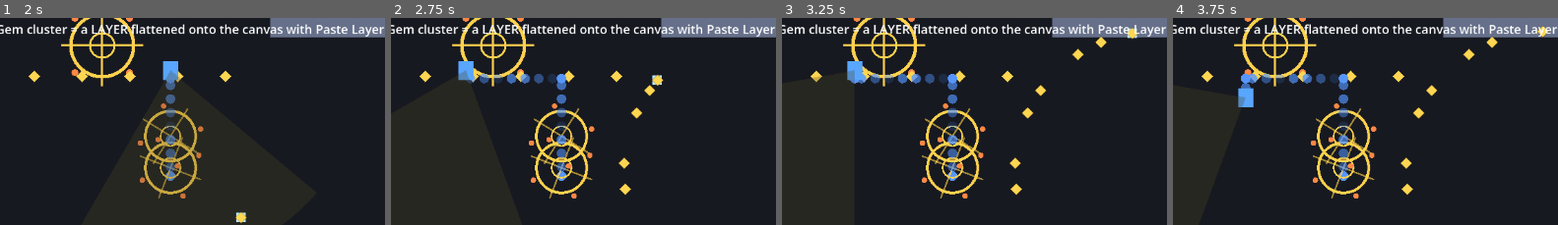
Above: before the commit, frames 1-4 (left to right).
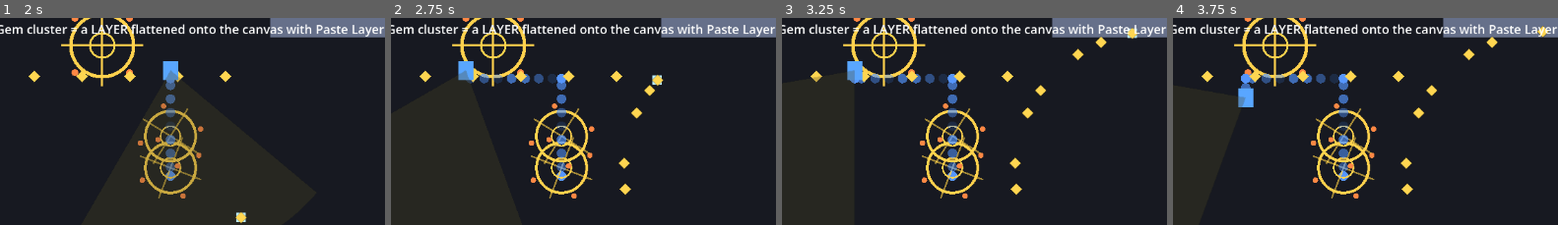
Above: after the commit, the same moments.

Repository: SalmanShhh/Godot-EventSheet-Visual-Scripting
Game: Godot game, scene res://demo/showcase/draw_lab/draw_lab.tscn
Same seed, same stepped clock (60 frames per second), same inputs: the game is played once before the commit and once after it. This scene is started directly instead of the project's main scene.
Inputs (mouse positions are % of the whole screen's width and height, from its top left):
- Up to frame 1 (2 s): tap Enter (ui_accept) at 0.5, 0.77 s; move the mouse to (46, 74) at 0.52 s; hold Up (ui_up) 0.53-1.25 s; hold Ctrl 0.53-1.25 s; click (46, 74) at 0.67 s; drag from (82, 69) to (46, 74) at 1.27 s
- Up to frame 2 (2.75 s): move the mouse to (20, 37) at 2.02 s; hold Left (ui_left) from 2.03 s (still down); tap Alt at 2.1 s
- Up to frame 3 (3.25 s): release Left (ui_left) at 2.75 s; drag from (56, 53) to (20, 37) at 2.77 s
- Up to frame 4 (3.75 s): move the mouse to (36, 27) at 3.52 s; hold Down (ui_down) from 3.53 s (still down); tap I at 3.6 s
The pictures show only the part of the screen within x 3-53%, y 16-66%; the shares and areas given below are measured in that part.

Frame 1 is identical in both runs. In frame 2, less than 0.1% of the frame differs, in the area x 20-46%, y 27-32%; in frame 3, 0.1%; in frame 4, 0.1%, in the area x 19-46%, y 27-32%.

Commit message:
docs(showcase): render the Paste Layer bake in Draw Lab via a dedicated canvas
The one-shot layer bake was invisible on the busy shared Paint canvas (four
full-screen SubViewports competing for the persistent render target). Route it to
its own dedicated persistent Decor canvas that only ever receives the bake, so the
flattened gem row stays crisp after the source sprites are freed. The showcase now
shows both paste verbs at once: the gem row (Paste Layer In Box, originals freed)
and the comet's gem trail (Paste Node). Byte-stable regen, suite green.

Diff:
--- a/demo/showcase/draw_lab/draw_lab.gd
+++ b/demo/showcase/draw_lab/draw_lab.gd
@@ -57,7 +57,7 @@
 			gem.texture = gem_texture
 			gems.add_child(gem)
 			gem.global_position = gem_spot
-		$PaintLayer/Paint.paste_layer_in_box(gems, 50.0, 170.0, 340.0, 35.0)
+		$DecorLayer/Decor.paste_layer_in_box(gems, 50.0, 170.0, 340.0, 35.0)
 		gems.queue_free()
 
 
--- a/demo/showcase/draw_lab/draw_lab.tscn
+++ b/demo/showcase/draw_lab/draw_lab.tscn
@@ -80,6 +80,14 @@
 canvas_height = 648
 auto_clear = true
 
+[node name="DecorLayer" type="Node2D" parent="."]
+position = Vector2(576, 324)
+
+[node name="Decor" type="Node" parent="DecorLayer"]
+script = ExtResource("2_xoypm")
+canvas_width = 1152
+canvas_height = 648
+
 [node name="Player" type="CharacterBody2D" parent="."]
 position = Vector2(280, 320)
 
--- a/tools/build_examples.gd
+++ b/tools/build_examples.gd
@@ -2222,7 +2222,7 @@
 		"\t\tgem.texture = gem_texture",
 		"\t\tgems.add_child(gem)",
 		"\t\tgem.global_position = gem_spot",
-		"\t$PaintLayer/Paint.paste_layer_in_box(gems, 50.0, 170.0, 340.0, 35.0)",
+		"\t$DecorLayer/Decor.paste_layer_in_box(gems, 50.0, 170.0, 340.0, 35.0)",
 		"\tgems.queue_free()"
 	]))
 	tick.actions.append(tick_body)
@@ -2293,6 +2293,14 @@
 	root.add_child(fx_layer)
 	fx_layer.owner = root
 	_attach_behavior(fx_layer, "Fx", DRAWING_CANVAS, root, {"canvas_width": 1152, "canvas_height": 648, "auto_clear": true})
+	# A dedicated persistent canvas that only ever receives the one-shot decor bake (Paste Layer In Box) -
+	# keeping the flattened layer off the busy Paint canvas so it stays crisp.
+	var decor_layer: Node2D = Node2D.new()
+	decor_layer.name = "DecorLayer"
+	decor_layer.position = Vector2(576.0, 324.0)
+	root.add_child(decor_layer)
+	decor_layer.owner = root
+	_attach_behavior(decor_layer, "Decor", DRAWING_CANVAS, root, {"canvas_width": 1152, "canvas_height": 648})
 
 	# The Player: 8-Direction movement + an auto-clear vision canvas.
 	var player: CharacterBody2D = _chase_actor("Player", Vector2(280.0, 320.0), Color(0.35, 0.65, 1.0))
Binary file changed: docs/images/draw-lab-paste.png
